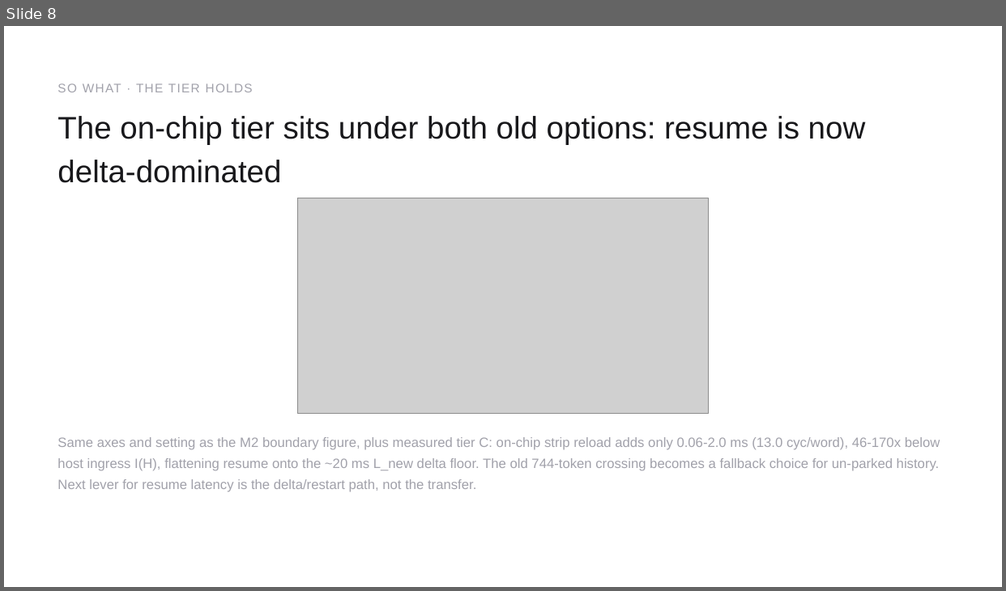
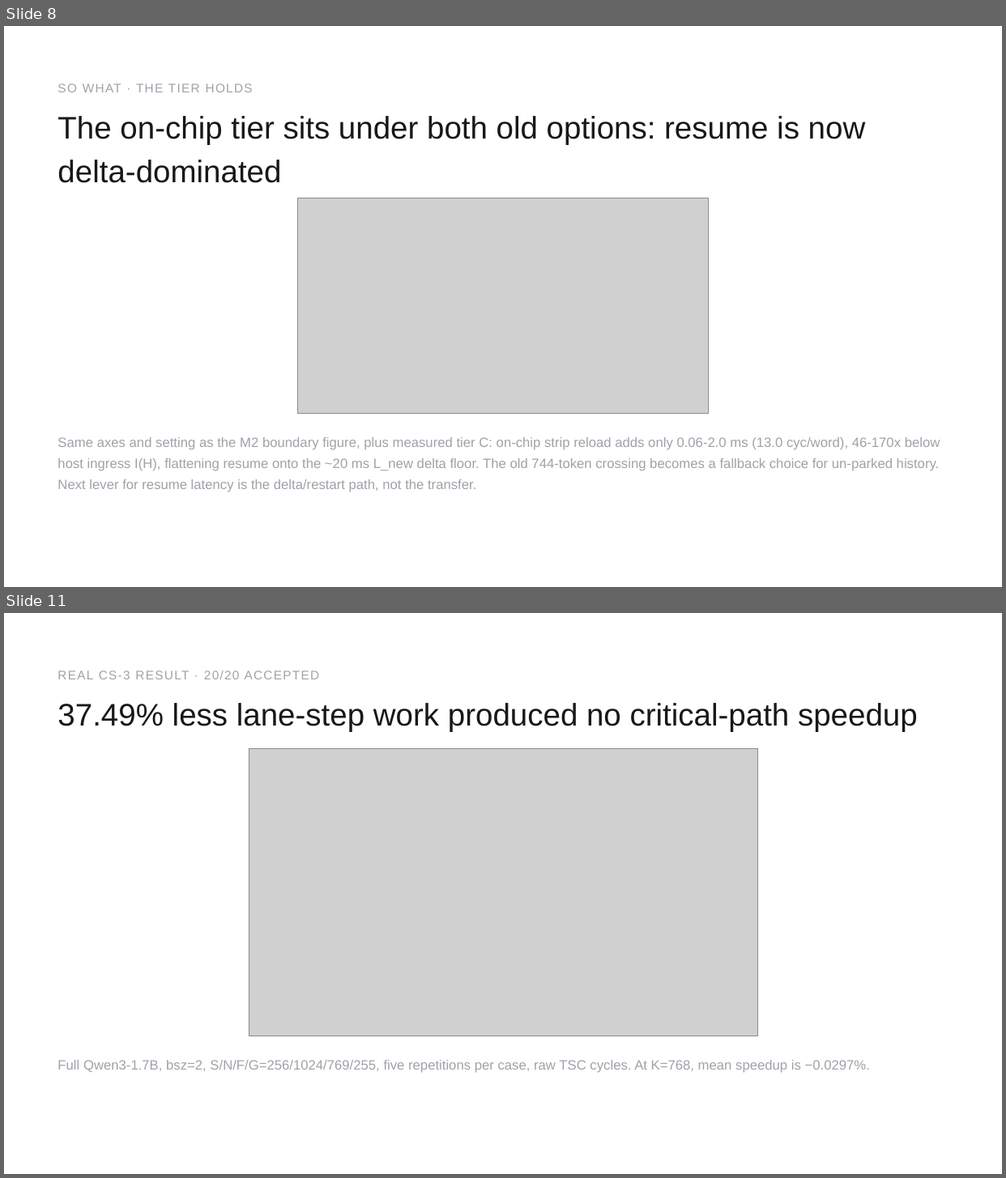
Before and after one commit to happyandslow/agent-memory, a slide deck: projects/WaferEngine-staging/meetings/2026-08-24.pptx. Shown one above the other, each under a label of ours: slide 8 before the commit, slides 8 and 11 after it; the slides between them are not shown. The pictures are 1006x591 and 1006x1178 pixels, drawn with LibreOffice and Linux fonts; fonts in the diff are those of the drawing; grey boxes stand for pictures. Boxes give left, top, right and bottom in pixels: in the first picture for what was removed or moved away, otherwise in the second. Text is boxed around its words. In the diff, an @@ line names an element or a change of style, - is before the commit and + after.

```diff
--- a/projects/WaferEngine-staging/meetings/2026-08-24.pptx
+++ b/projects/WaferEngine-staging/meetings/2026-08-24.pptx
@@ slide 11 added at (4,613,1002,1174), background #FFFFFF @@
@@ text added at (57,671,320,679), 18 pt, text #A1A1AA @@
+REAL CS-3 RESULT · 20/20 ACCEPTED
@@ text added at (57,703,918,731), 45 pt, text #18181B @@
+37.49% less lane-step work produced no critical-path speedup
@@ picture added at (249,749,757,1036) @@
@@ text added at (57,1060,870,1073), 19.5 pt, text #A1A1AA @@
+Full Qwen3-1.7B, bsz=2, S/N/F/G=256/1024/769/255, five repetitions per case, raw TSC cycles. At K=768, mean speedup is −0.0297%.
```
Also in this commit, not shown: 3 other slides added, 34 other files.
